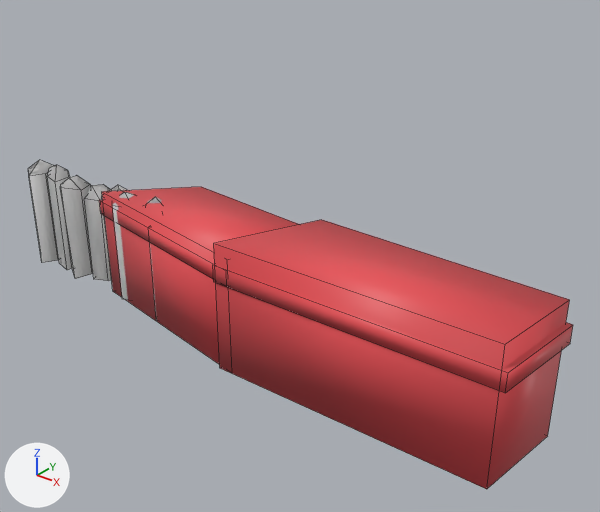
One commit to the FBX model Assets/Walls.fbx: the scene before it, then after it.
Before and after are seen from a 50 mm lens placed at (11.72, -11.01, 9.23), pointed at (2.47, 0.55, 2.07). Every picture has the same lights, and +X, +Y and +Z are marked at lower left. Mesh edges are drawn as thin lines. Where no turn or scale is listed for an object, it has been applied to the vertices.

In view in the first picture: 'Wall1', 'Wall1.B', 'WoodWall'.
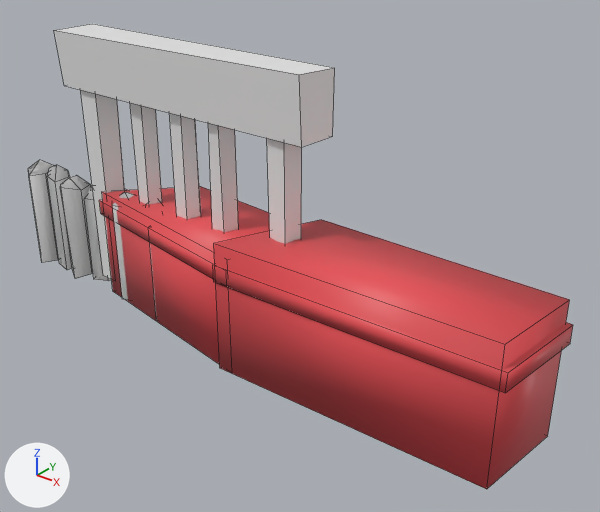
Boxes [x1, y1, x2, y2] around the edits, measured in the pictures (600 x 512 px):
'Metal Gate', added
    after: [54, 24, 335, 280]

The change, as a list of edits to the scene's bpy script:
```text
Add me_cylinder_001:
    me_cylinder_001.from_pydata(...)  # 58 vertices, 41 faces; spans x -3.28..3.28, y -0.49..0.56, z 0.11..5.97
Add ob_metal_gate:
    ob_metal_gate = bpy.data.objects.new('Metal Gate', me_cylinder_001)
    ob_metal_gate.location = (0.0, 0.0, 0.0)
```
